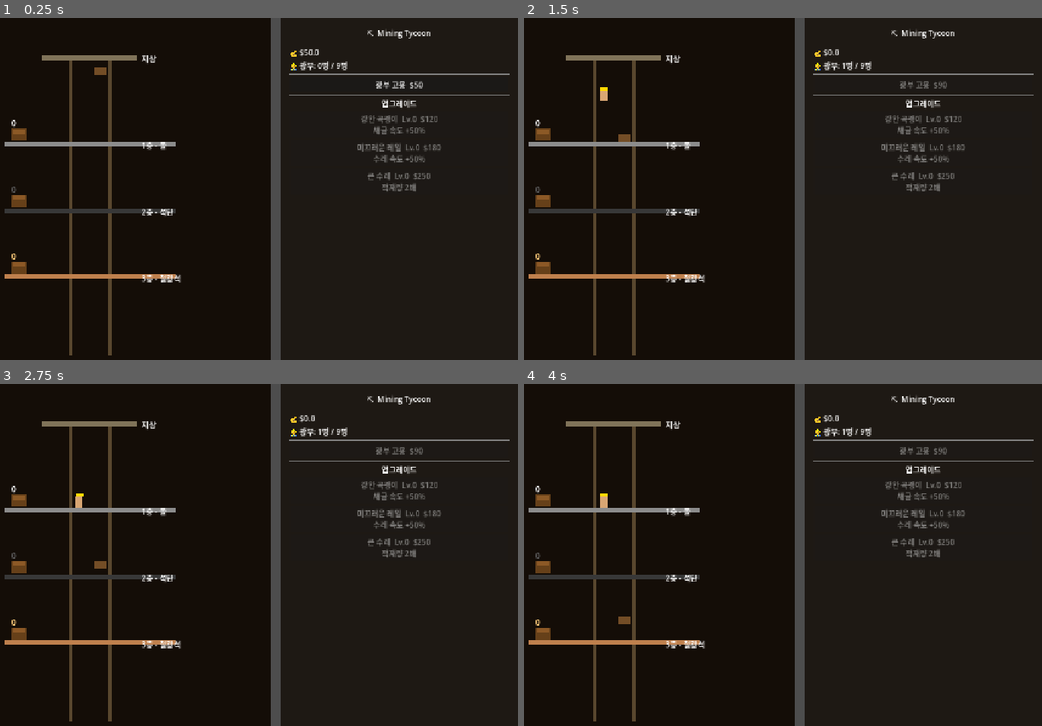
Above: before the commit, frames 1-4 (two rows, left to right).
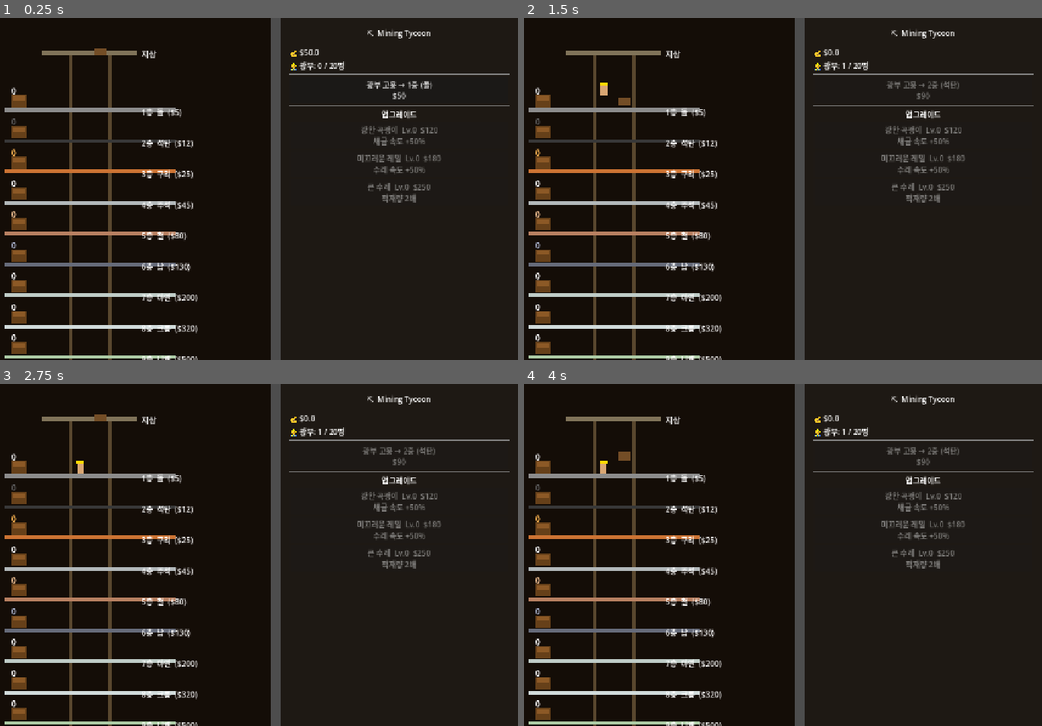
Above: after the commit, the same moments.

Repository: NONI04/Mining-Tycoon
Game: Godot game, scene res://scenes/Main.tscn
Same seed, same stepped clock (60 frames per second), same inputs: the game is played once before the commit and once after it.
Inputs:
- Up to frame 1 (0.25 s): no input
- Up to frame 2 (1.5 s): click "광부 고용 $50" (after the commit: "광부 고용 → 1층 (돌) $50") at 0.5 s
- Up to frame 3 (2.75 s): no input
- Up to frame 4 (4 s): no input

The runs differ from the first frame. In frame 1, 9.0% of the frame differs, in the area x 0-99%, y 8-100%; in frame 2, 9.1%; in frame 3, 9.1%; in frame 4, 9.1%, in the area x 0-99%, y 9-100%.

Commit message:
Add 20 mineral types and scrolling camera
- 20 levels: 돌→석탄→구리→주석→철→납→아연→크롬→니켈→은
            →망간→코발트→텅스텐→티타늄→금→백금→루비→에메랄드→사파이어→다이아몬드
- Mine extends to 1560px; Camera2D smoothly follows the cart
- Cart visits only levels with active miners
- Hire button shows which ore and floor the next miner will target
- deposit_value replaces deposit_ore (value stored in LEVELS data)

Co-Authored-By: Claude Sonnet 4.6 <noreply@anthropic.com>

Diff:
--- a/scripts/GameManager.gd
+++ b/scripts/GameManager.gd
@@ -6,16 +6,14 @@
 
 var money: float = 50.0
 var total_miners: int = 0
+var chest_ore: Array = []
 
 var mining_speed_level: int = 0
 var cart_speed_level: int = 0
 var cart_capacity_level: int = 0
 
-# Ore accumulated per level (index matches Main.LEVELS)
-var chest_ore: Array = [0.0, 0.0, 0.0]
-
+const MAX_MINERS: int = 20
 const HIRE_BASE_COST: float = 50.0
-const MAX_MINERS: int = 9
 
 const UPGRADES: Dictionary = {
 	"mining_speed": {
@@ -40,6 +38,10 @@
 		"max": 5
 	},
 }
+
+func _ready() -> void:
+	chest_ore.resize(MAX_MINERS)
+	chest_ore.fill(0.0)
 
 func get_hire_cost() -> float:
 	return HIRE_BASE_COST * pow(1.8, total_miners)
@@ -75,16 +77,9 @@
 	chest_changed.emit(level_idx, 0.0)
 	return amount
 
-func deposit_ore(ore_name: String, amount: float) -> void:
-	money += _ore_value(ore_name) * amount
+func deposit_value(value: float) -> void:
+	money += value
 	money_changed.emit(money)
-
-func _ore_value(ore_name: String) -> float:
-	match ore_name:
-		"Stone": return 5.0
-		"Coal":  return 15.0
-		"Iron":  return 40.0
-	return 5.0
 
 func upgrade_cost(id: String) -> float:
 	var lvl: int = get(id + "_level")
--- a/scripts/Main.gd
+++ b/scripts/Main.gd
@@ -1,22 +1,43 @@
 extends Node2D
 
-const SURFACE_Y: float = 90.0
+const SURFACE_Y: float = 80.0
 const MINER_X: float = 358.0
 const CART_X: float = 402.0
 const SHAFT_CENTER_X: float = 380.0
 const MINE_WIDTH: float = 760.0
+const MINE_TOTAL_HEIGHT: float = 1560.0
+const LEVEL_SPACING: float = 65.0
 
 const LEVELS: Array = [
-	{"name": "1층 - 돌",     "ore_name": "Stone", "y": 260.0, "color": Color(0.55, 0.55, 0.55)},
-	{"name": "2층 - 석탄",   "ore_name": "Coal",  "y": 400.0, "color": Color(0.22, 0.22, 0.22)},
-	{"name": "3층 - 철광석", "ore_name": "Iron",  "y": 540.0, "color": Color(0.75, 0.50, 0.30)},
+	{"name": "1층",  "ore_name": "돌",        "y": 190.0,  "color": Color(0.55, 0.55, 0.55), "value": 5.0},
+	{"name": "2층",  "ore_name": "석탄",      "y": 255.0,  "color": Color(0.22, 0.22, 0.22), "value": 12.0},
+	{"name": "3층",  "ore_name": "구리",      "y": 320.0,  "color": Color(0.80, 0.45, 0.20), "value": 25.0},
+	{"name": "4층",  "ore_name": "주석",      "y": 385.0,  "color": Color(0.70, 0.72, 0.73), "value": 45.0},
+	{"name": "5층",  "ore_name": "철",        "y": 450.0,  "color": Color(0.72, 0.50, 0.38), "value": 80.0},
+	{"name": "6층",  "ore_name": "납",        "y": 515.0,  "color": Color(0.40, 0.42, 0.48), "value": 130.0},
+	{"name": "7층",  "ore_name": "아연",      "y": 580.0,  "color": Color(0.75, 0.80, 0.78), "value": 200.0},
+	{"name": "8층",  "ore_name": "크롬",      "y": 645.0,  "color": Color(0.82, 0.86, 0.86), "value": 320.0},
+	{"name": "9층",  "ore_name": "니켈",      "y": 710.0,  "color": Color(0.68, 0.80, 0.65), "value": 500.0},
+	{"name": "10층", "ore_name": "은",        "y": 775.0,  "color": Color(0.90, 0.92, 0.95), "value": 800.0},
+	{"name": "11층", "ore_name": "망간",      "y": 840.0,  "color": Color(0.78, 0.40, 0.58), "value": 1200.0},
+	{"name": "12층", "ore_name": "코발트",    "y": 905.0,  "color": Color(0.20, 0.40, 0.85), "value": 1900.0},
+	{"name": "13층", "ore_name": "텅스텐",    "y": 970.0,  "color": Color(0.38, 0.40, 0.48), "value": 3000.0},
+	{"name": "14층", "ore_name": "티타늄",    "y": 1035.0, "color": Color(0.60, 0.72, 0.85), "value": 5000.0},
+	{"name": "15층", "ore_name": "금",        "y": 1100.0, "color": Color(1.00, 0.82, 0.00), "value": 8000.0},
+	{"name": "16층", "ore_name": "백금",      "y": 1165.0, "color": Color(0.92, 0.95, 1.00), "value": 13000.0},
+	{"name": "17층", "ore_name": "루비",      "y": 1230.0, "color": Color(0.90, 0.10, 0.18), "value": 20000.0},
+	{"name": "18층", "ore_name": "에메랄드",  "y": 1295.0, "color": Color(0.08, 0.80, 0.30), "value": 30000.0},
+	{"name": "19층", "ore_name": "사파이어",  "y": 1360.0, "color": Color(0.10, 0.35, 0.92), "value": 50000.0},
+	{"name": "20층", "ore_name": "다이아몬드","y": 1425.0, "color": Color(0.70, 0.95, 1.00), "value": 80000.0},
 ]
 
 var _money_label: Label
 var _miners_label: Label
 var _hire_btn: Button
 var _upgrade_btns: Dictionary = {}
-var _chest_labels: Array = []  # ore-count label per level
+var _chest_labels: Array = []
+var _camera: Camera2D
+var _cart_node: Node2D
 
 func _ready() -> void:
 	_build_mine()
@@ -26,12 +47,17 @@
 	GameManager.ui_refresh_needed.connect(_refresh_ui)
 	_refresh_ui()
 
+func _process(delta: float) -> void:
+	if _cart_node == null or _camera == null:
+		return
+	var target_y: float = clamp(_cart_node.position.y, 360.0, MINE_TOTAL_HEIGHT - 360.0)
+	_camera.position.y = lerp(_camera.position.y, target_y, 4.0 * delta)
+
 # ── Mine visual ────────────────────────────────────────────────
 
 func _build_mine() -> void:
-	# Background
-	var bg = ColorRect.new()
-	bg.size = Vector2(MINE_WIDTH, 720.0)
+	var bg := ColorRect.new()
+	bg.size = Vector2(MINE_WIDTH, MINE_TOTAL_HEIGHT)
 	bg.color = Color(0.08, 0.05, 0.03)
 	add_child(bg)
 
@@ -40,39 +66,48 @@
 			Vector2(200.0, 12.0), Color(0.50, 0.45, 0.35))
 	_add_label("지상", Vector2(SHAFT_CENTER_X + 108.0, SURFACE_Y - 16.0), Color.WHITE)
 
-	# Shaft walls
-	_add_rect(Vector2(SHAFT_CENTER_X - 44.0, SURFACE_Y), Vector2(6.0, 620.0), Color(0.35, 0.28, 0.18))
-	_add_rect(Vector2(SHAFT_CENTER_X + 38.0, SURFACE_Y), Vector2(6.0, 620.0), Color(0.35, 0.28, 0.18))
-
-	# Level platforms, chests, and chest labels
+	# Shaft walls (full depth)
+	var shaft_height: float = MINE_TOTAL_HEIGHT - SURFACE_Y
+	_add_rect(Vector2(SHAFT_CENTER_X - 44.0, SURFACE_Y), Vector2(6.0, shaft_height), Color(0.35, 0.28, 0.18))
+	_add_rect(Vector2(SHAFT_CENTER_X + 38.0, SURFACE_Y), Vector2(6.0, shaft_height), Color(0.35, 0.28, 0.18))
+
+	# Level platforms, chests, labels
 	for i in LEVELS.size():
 		var lvl: Dictionary = LEVELS[i]
 
-		# Platform
-		_add_rect(Vector2(SHAFT_CENTER_X - 180.0, lvl.y),
-				Vector2(360.0, 10.0), lvl.color)
-		_add_label(lvl.name, Vector2(SHAFT_CENTER_X + 108.0, lvl.y - 4.0), Color.WHITE)
-
-		# Chest box (left side of shaft)
-		var chest_pos := Vector2(SHAFT_CENTER_X - 165.0, lvl.y - 28.0)
-		_add_rect(chest_pos, Vector2(30.0, 26.0), Color(0.40, 0.25, 0.10))
-		_add_rect(chest_pos + Vector2(2.0, 2.0), Vector2(26.0, 10.0), Color(0.55, 0.35, 0.15))
-
-		# Ore count label above the chest
+		_add_rect(Vector2(SHAFT_CENTER_X - 180.0, lvl.y), Vector2(360.0, 8.0), lvl.color)
+
+		var lbl_text: String = "%s  %s  ($%.0f)" % [lvl.name, lvl.ore_name, lvl.value]
+		_add_label(lbl_text, Vector2(SHAFT_CENTER_X + 108.0, lvl.y - 4.0), Color.WHITE)
+
+		# Chest box
+		var cx: float = SHAFT_CENTER_X - 165.0
+		var cy: float = lvl.y - 28.0
+		_add_rect(Vector2(cx, cy), Vector2(30.0, 26.0), Color(0.40, 0.25, 0.10))
+		_add_rect(Vector2(cx + 2.0, cy + 2.0), Vector2(26.0, 10.0), Color(0.55, 0.35, 0.15))
+
+		# Ore count label
 		var count_lbl := Label.new()
 		count_lbl.text = "0"
-		count_lbl.position = Vector2(chest_pos.x, chest_pos.y - 22.0)
+		count_lbl.position = Vector2(cx, cy - 20.0)
 		count_lbl.modulate = lvl.color * 1.6
 		add_child(count_lbl)
 		_chest_labels.append(count_lbl)
 
-	# Single cart (created once, cycles through all levels)
+	# Camera
+	_camera = Camera2D.new()
+	_camera.position = Vector2(640.0, 360.0)
+	add_child(_camera)
+	_camera.make_current()
+
+	# Single cart
 	var cart := Node2D.new()
 	cart.set_script(load("res://scripts/MineCart.gd"))
 	cart.position = Vector2(CART_X, SURFACE_Y)
 	cart.surface_y = SURFACE_Y
 	cart.levels_data = LEVELS
 	add_child(cart)
+	_cart_node = cart
 
 func _add_rect(pos: Vector2, size: Vector2, color: Color) -> void:
 	var r := ColorRect.new()
@@ -143,13 +178,13 @@
 		return
 
 	var idx: int = GameManager.total_miners - 1
-	var lvl: Dictionary = LEVELS[idx % LEVELS.size()]
+	var lvl: Dictionary = LEVELS[idx]
 
 	var miner := Node2D.new()
 	miner.set_script(load("res://scripts/Miner.gd"))
 	miner.position = Vector2(MINER_X, SURFACE_Y)
 	miner.target_y = lvl.y
-	miner.level_idx = idx % LEVELS.size()
+	miner.level_idx = idx
 	add_child(miner)
 
 # ── Callbacks ──────────────────────────────────────────────────
@@ -168,8 +203,15 @@
 
 func _refresh_ui() -> void:
 	_money_label.text = "💰 $%.1f" % GameManager.money
-	_miners_label.text = "👷 광부: %d명 / %d명" % [GameManager.total_miners, GameManager.MAX_MINERS]
-	_hire_btn.text = "광부 고용  $%.0f" % GameManager.get_hire_cost()
+	_miners_label.text = "👷 광부: %d / %d명" % [GameManager.total_miners, GameManager.MAX_MINERS]
+
+	var next: int = GameManager.total_miners
+	if next < LEVELS.size():
+		var ore: String = LEVELS[next].ore_name
+		_hire_btn.text = "광부 고용 → %d층 (%s)\n$%.0f" % [next + 1, ore, GameManager.get_hire_cost()]
+	else:
+		_hire_btn.text = "최대 광부 수 도달"
+
 	_hire_btn.disabled = not GameManager.can_hire()
 	_refresh_upgrade_btns()
 
--- a/scripts/MineCart.gd
+++ b/scripts/MineCart.gd
@@ -1,16 +1,13 @@
 extends Node2D
-
-# The single cart visits every level on the way down, collects ore from
-# each chest, then ascends to the surface and deposits everything.
 
 enum State { GOING_TO_LEVEL, COLLECTING, ASCENDING, UNLOADING }
 
 var state: State = State.GOING_TO_LEVEL
 var surface_y: float = 0.0
-var levels_data: Array = []  # Array of {ore_name, y} — set before add_child
+var levels_data: Array = []
 
 var _target_level: int = 0
-var _collected: Array = []   # ore amount collected from each level
+var _collected: Array = []
 var _collect_timer: float = 0.0
 var _unload_timer: float = 0.0
 
@@ -30,15 +27,19 @@
 	_ore_rect = ColorRect.new()
 	_ore_rect.size = Vector2(22, 8)
 	_ore_rect.position = Vector2(-11, -14)
-	_ore_rect.color = Color(0.85, 0.75, 0.30)  # gold tint when carrying
+	_ore_rect.color = Color(0.85, 0.75, 0.30)
 	_ore_rect.visible = false
 	add_child(_ore_rect)
 
 func _process(delta: float) -> void:
 	var spd: float = GameManager.get_cart_speed()
+	var active: int = GameManager.total_miners
 
 	match state:
 		State.GOING_TO_LEVEL:
+			if active == 0 or _target_level >= active:
+				state = State.ASCENDING
+				return
 			var ty: float = levels_data[_target_level].y
 			position.y = move_toward(position.y, ty, spd * delta)
 			if abs(position.y - ty) < 1.0:
@@ -51,9 +52,9 @@
 			if _collect_timer >= 0.25:
 				var amount: float = GameManager.collect_chest(_target_level)
 				_collected[_target_level] += amount
-				_update_ore_visual()
+				_ore_rect.visible = _has_ore()
 
-				if _target_level < levels_data.size() - 1:
+				if _target_level < active - 1:
 					_target_level += 1
 					state = State.GOING_TO_LEVEL
 				else:
@@ -64,6 +65,7 @@
 			if abs(position.y - surface_y) < 1.0:
 				position.y = surface_y
 				_deposit_all()
+				_ore_rect.visible = false
 				_unload_timer = 0.0
 				state = State.UNLOADING
 
@@ -72,16 +74,18 @@
 			if _unload_timer >= 0.6:
 				_target_level = 0
 				_collected.fill(0.0)
-				_ore_rect.visible = false
 				state = State.GOING_TO_LEVEL
 
 func _deposit_all() -> void:
+	var total_value: float = 0.0
 	for i in _collected.size():
 		if _collected[i] > 0.0:
-			GameManager.deposit_ore(levels_data[i].ore_name, _collected[i])
+			total_value += levels_data[i].value * _collected[i]
+	if total_value > 0.0:
+		GameManager.deposit_value(total_value)
 
-func _update_ore_visual() -> void:
-	var total: float = 0.0
+func _has_ore() -> bool:
 	for v in _collected:
-		total += v
-	_ore_rect.visible = total > 0.0
+		if v > 0.0:
+			return true
+	return false
